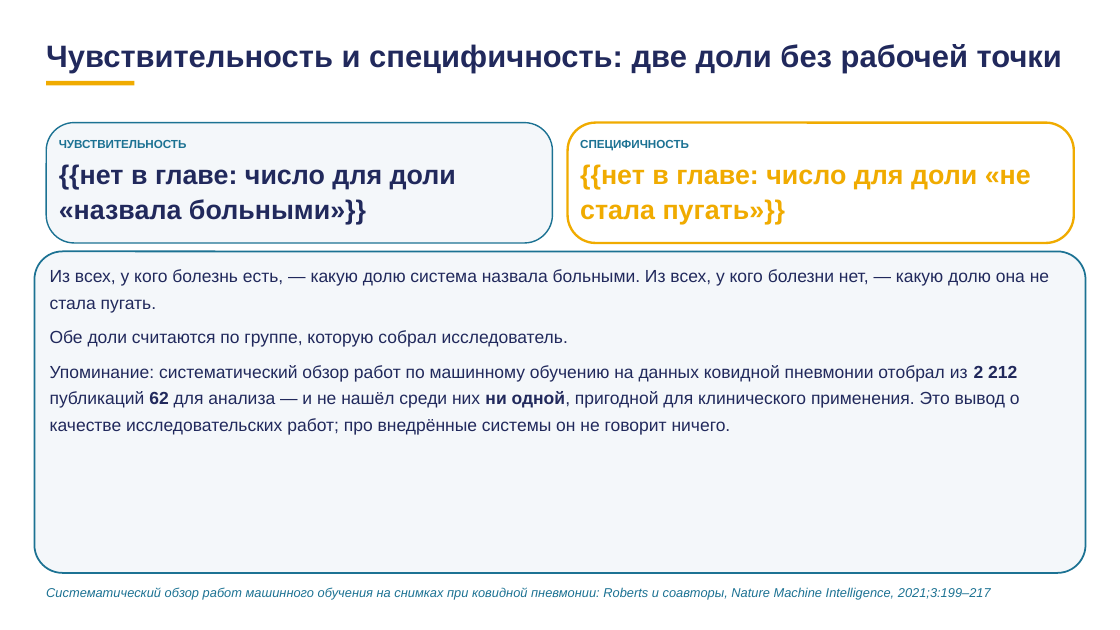
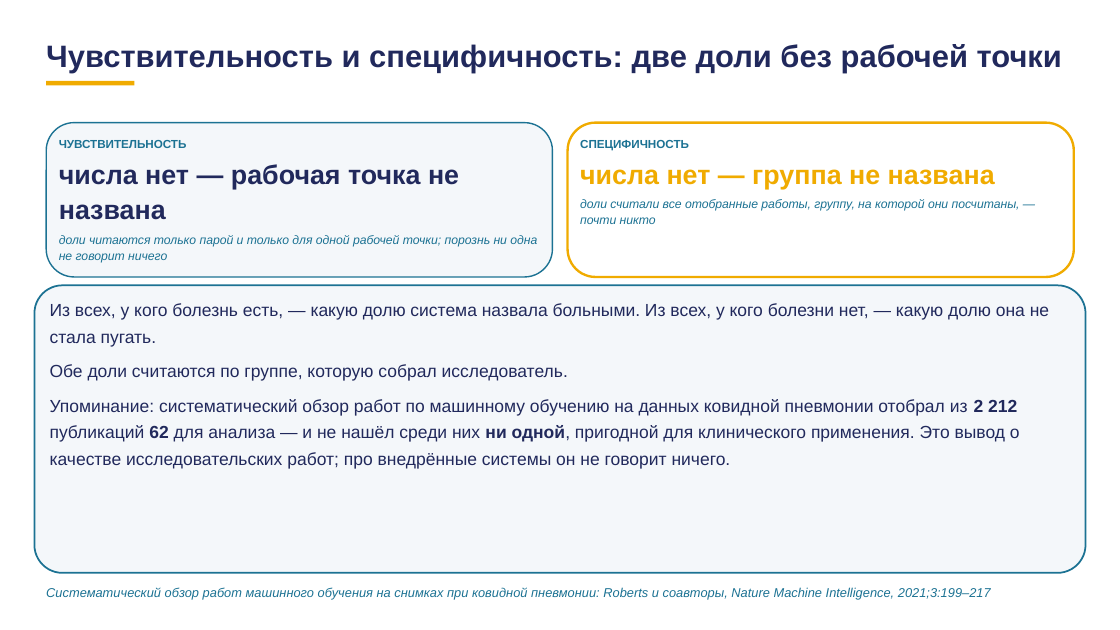
Before and after one commit to tellina-study/AI-usage-lessons, a slide deck: slide 23 of library/lectures/lec-07/rework/deck/lec-07-karkas.pptx. Drawn at 1120x630 pixels with LibreOffice and Linux fonts; fonts in the diff are those of the drawing. Boxes give left, top, right and bottom in pixels: in the first picture for what was removed or moved away, otherwise in the second. Text is boxed around its words. In the diff, an @@ line names an element or a change of style, - is before the commit and + after.

```diff
--- a/library/lectures/lec-07/rework/deck/lec-07-karkas.pptx
+++ b/library/lectures/lec-07/rework/deck/lec-07-karkas.pptx
@@ rounded rectangle: place and size @@
-rounded rectangle at box(46, 123, 553, 243)
+rounded rectangle at box(46, 123, 553, 277)
@@ proportions changed in 3 elements at box(34, 286, 1086, 573), box(46, 123, 553, 277), box(568, 123, 1075, 277) @@
@@ rounded rectangle: place and size @@
-rounded rectangle at box(568, 123, 1075, 243)
+rounded rectangle at box(568, 123, 1075, 277)
@@ text at box(59, 164, 459, 220): text changed @@
-{{нет в главе: число для доли «назвала больными»}}
+числа нет — рабочая точка не названа
@@ text at box(580, 169, 995, 189): text changed @@
-{{нет в главе: число для доли «не стала пугать»}}
+числа нет — группа не названа
@@ text added at box(580, 199, 1020, 224), 10.5 pt, text #1C7293, italic @@
+доли считали все отобранные работы, группу, на которой они посчитаны, — почти никто
@@ text added at box(59, 235, 537, 263), 10.5 pt, text #1C7293, italic @@
+доли читаются только парой и только для одной рабочей точки; порознь ни одна не говорит ничего
@@ rounded rectangle: place and size @@
-rounded rectangle at box(34, 251, 1086, 573)
+rounded rectangle at box(34, 286, 1086, 573)
@@ text "Из всех, у кого болезнь ...": place and size @@
-text "Из всех, у кого болезнь ..." at box(50, 269, 1049, 435)
+text "Из всех, у кого болезнь ..." at box(50, 303, 1049, 469)
```
Also in this commit, not shown: 4 other slides changed, 5 other files.
